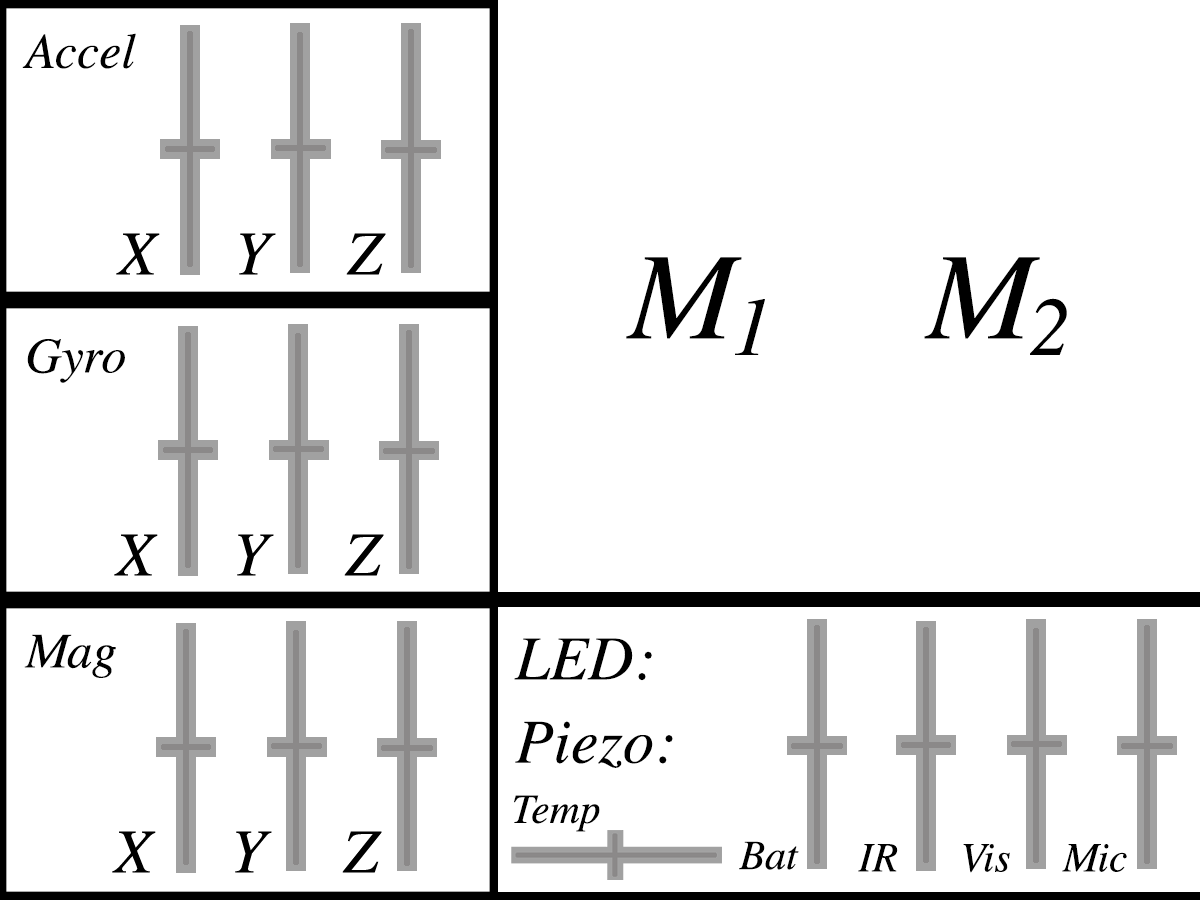
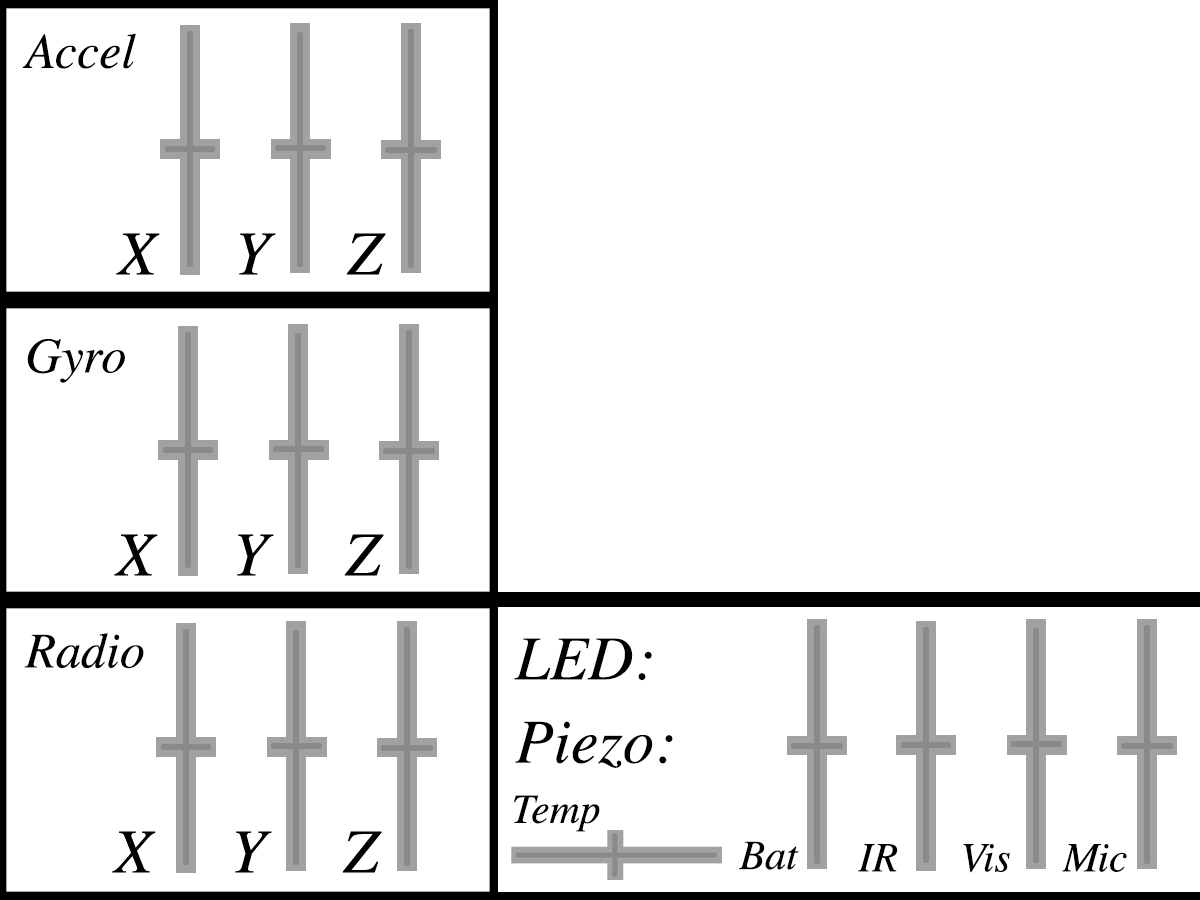
Before/after of a 1200×900 layered artwork. What changed in the layer stack:
painted on "Mag" over <box>24,633,144,678</box>
hid "M2" over <box>924,257,1067,355</box>
hid "M1" over <box>626,257,765,355</box>
